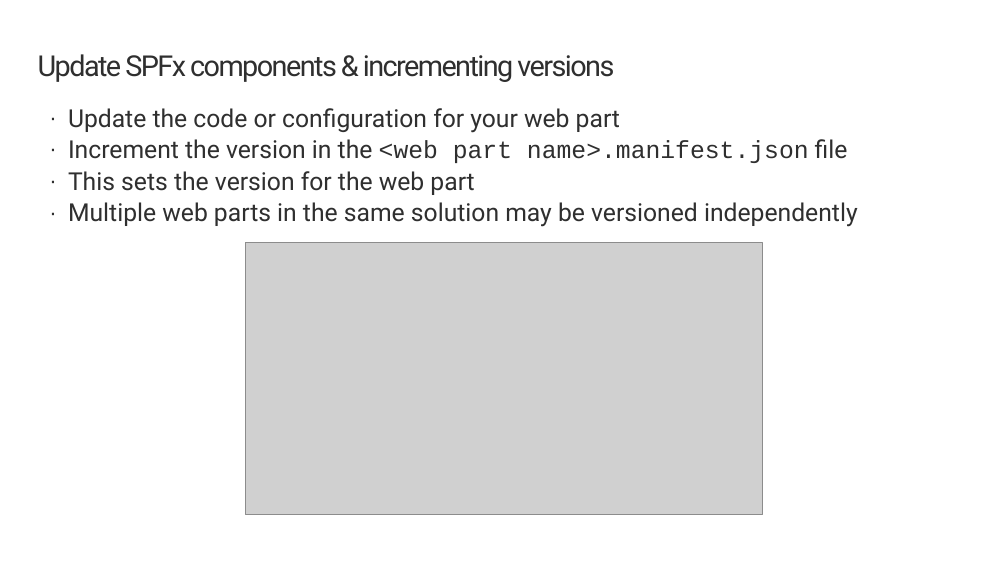
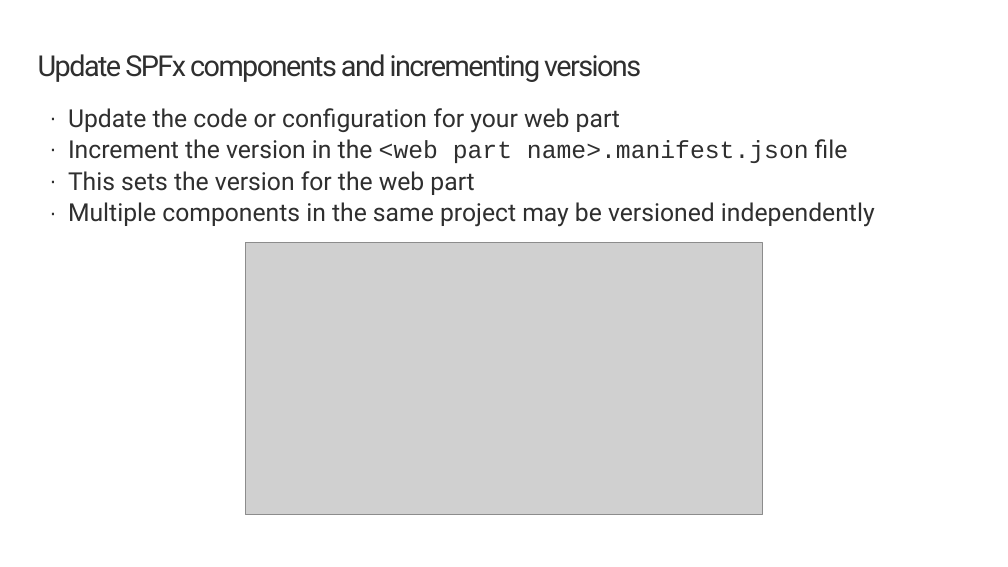
Before and after one commit to raidenwilliams86/deployment-sp-dev-training-spfx-sharepoint-dev, a slide deck: slide 5 of 03-versions.pptx (slide 4 before the commit). Drawn at 1008x567 pixels with LibreOffice and Linux fonts; fonts in the diff are those of the drawing; grey boxes stand for pictures; background and template pictures are left out. Boxes give left, top, right and bottom in pixels: in the first picture for what was removed or moved away, otherwise in the second. Text is boxed around its words. In the diff, an @@ line names an element or a change of style, - is before the commit and + after.

```diff
--- a/03-versions.pptx
+++ b/03-versions.pptx
@@ title at box(38, 54, 641, 82): text changed @@
-Update SPFx components & incrementing versions
+Update SPFx components and incrementing versions
@@ text at box(68, 202, 875, 227): text changed @@
-· Multiple web parts in the same solution may be versioned independently
+· Multiple components in the same project may be versioned independently
```
Also in this commit, not shown: 3 other slides changed, 46 other files.
